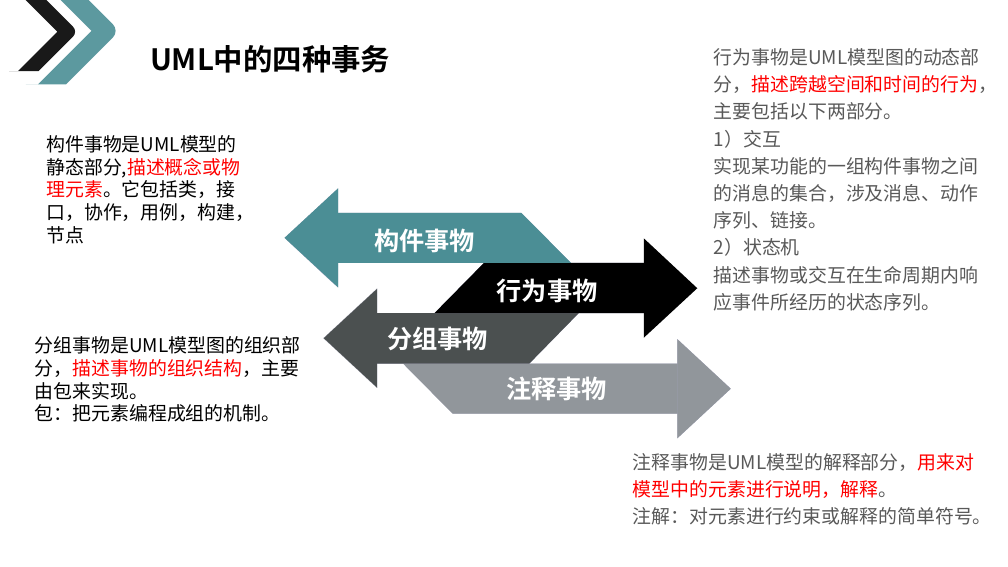
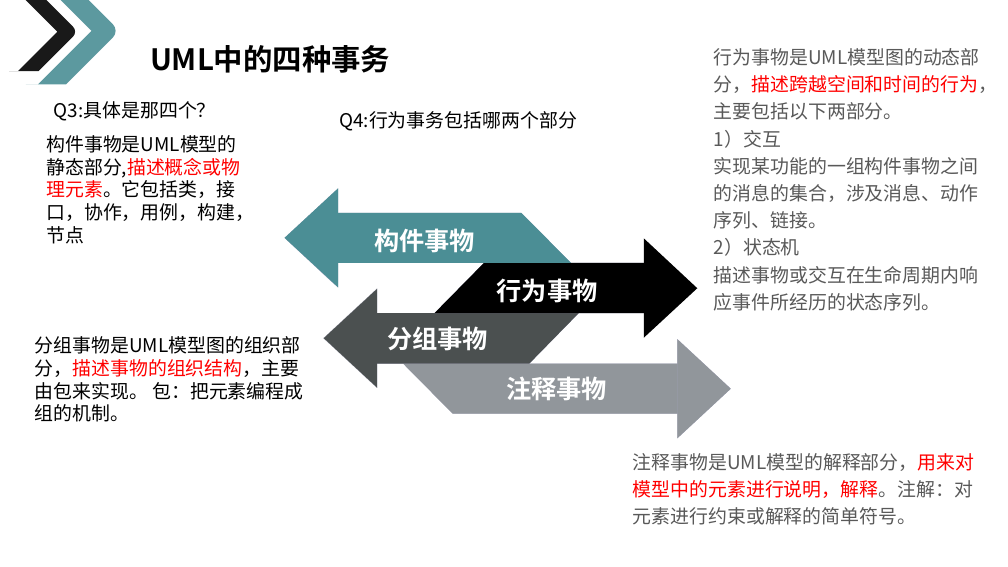
Before and after one commit to on6nx/requirement, a slide deck: slide 10 of uml1/G07翻转课堂1.pptx (slide 8 before the commit). Drawn at 1008x567 pixels with LibreOffice and Linux fonts; fonts in the diff are those of the drawing. Boxes give left, top, right and bottom in pixels: in the first picture for what was removed or moved away, otherwise in the second. Text is boxed around its words. In the diff, an @@ line names an element or a change of style, - is before the commit and + after.

```diff
--- a/uml1/G07翻转课堂1.pptx
+++ b/uml1/G07翻转课堂1.pptx
@@ text added at bbox=[54, 101, 216, 121], 18 pt, text #000000 @@
+Q3:具体是那四个？
@@ text added at bbox=[339, 111, 577, 131], 18 pt, text #000000 @@
+Q4:行为事务包括哪两个部分
@@ text at bbox=[35, 336, 303, 422]: text changed @@
-分组事物是UML模型图的组织部分，描述事物的组织结构，主要由包来实现。
-包：把元素编程成组的机制。
+分组事物是UML模型图的组织部分，描述事物的组织结构，主要由包来实现。 包：把元素编程成组的机制。
@@ text at bbox=[633, 453, 975, 525]: text changed @@
-注释事物是UML模型的解释部分，用来对模型中的元素进行说明，解释。
-注解：对元素进行约束或解释的简单符号。
+注释事物是UML模型的解释部分，用来对模型中的元素进行说明，解释。注解：对元素进行约束或解释的简单符号。
```
Also in this commit, not shown: 3 other slides changed, 3 slides added, 1 other file.
